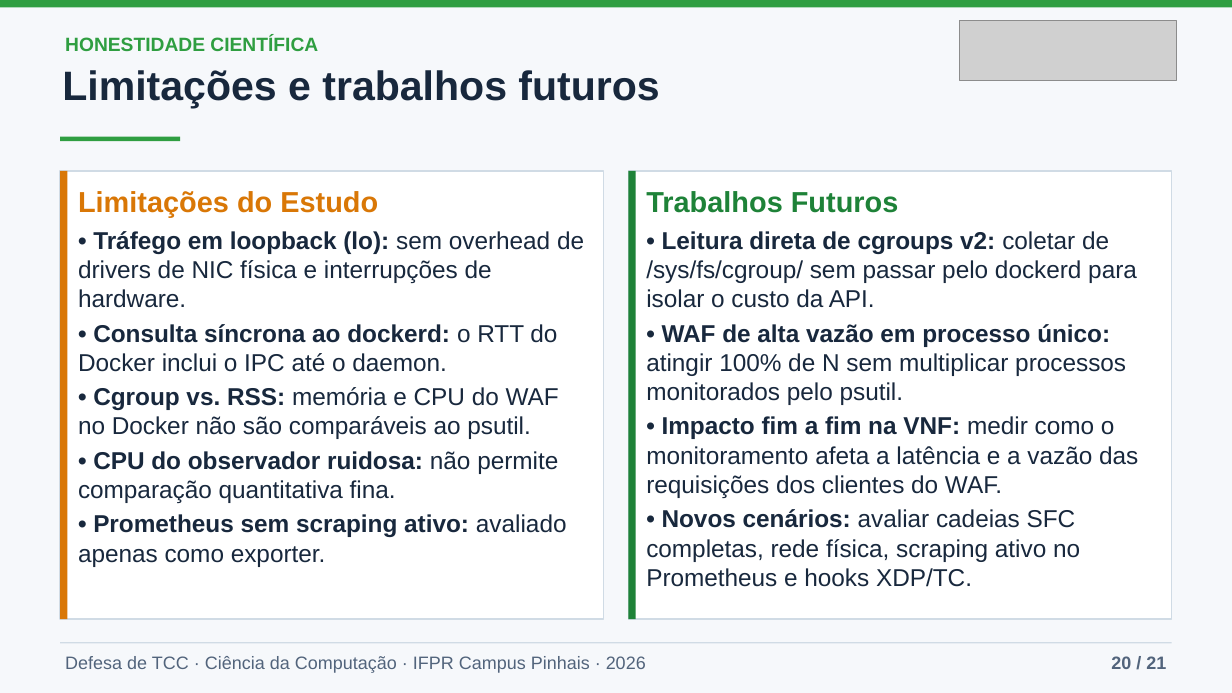
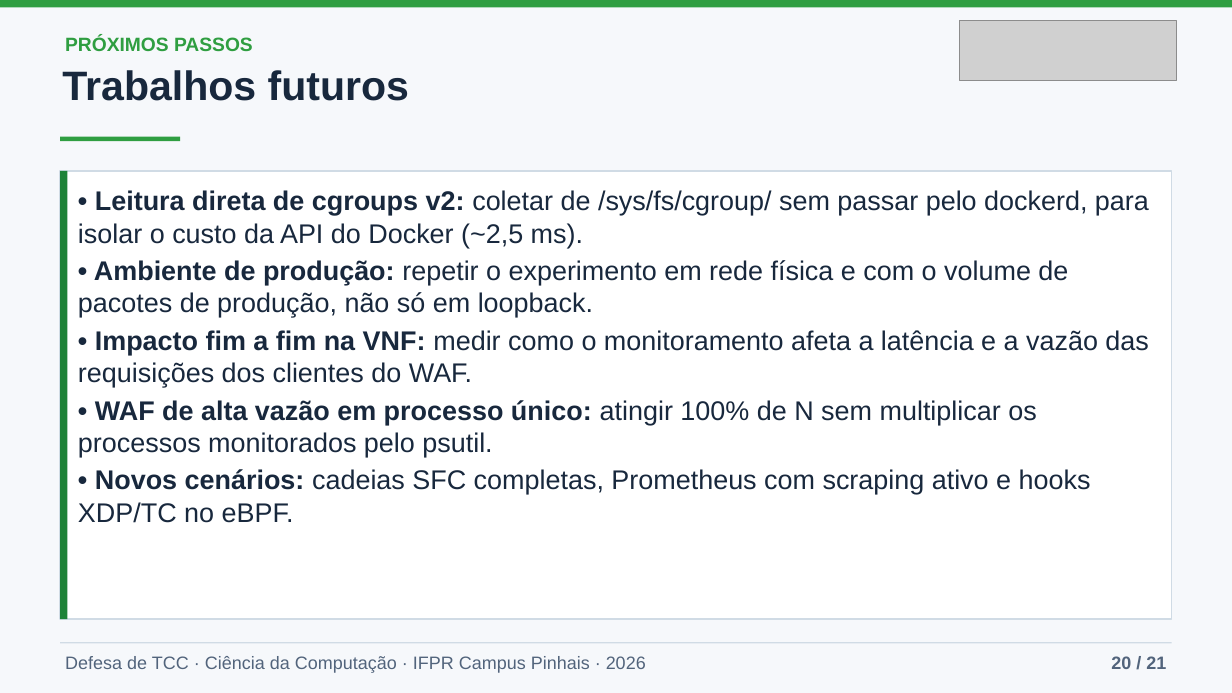
Before and after one commit to joaopedroplinta/vnf-monitoring-benchmark, a slide deck: slide 20 of docs/apresentacao/apresentacao_tcc.pptx. Drawn at 1232x693 pixels with LibreOffice and Linux fonts; fonts in the diff are those of the drawing; grey boxes stand for pictures. Boxes give left, top, right and bottom in pixels: in the first picture for what was removed or moved away, otherwise in the second. Text is boxed around its words. In the diff, an @@ line names an element or a change of style, - is before the commit and + after.

```diff
--- a/docs/apresentacao/apresentacao_tcc.pptx
+++ b/docs/apresentacao/apresentacao_tcc.pptx
@@ text at bbox=[65, 36, 253, 51]: text changed @@
-HONESTIDADE CIENTÍFICA
+PRÓXIMOS PASSOS
@@ text at bbox=[62, 70, 409, 101]: text changed @@
-Limitações e trabalhos futuros
+Trabalhos futuros
@@ rectangle at bbox=[60, 171, 67, 619]: fill #D97706 to #1E8238 @@
@@ rectangle "• Leitura direta de cgroups ...": place and size @@
-rectangle "• Leitura direta de cgroups ..." at bbox=[628, 171, 1172, 619]
+rectangle "• Leitura direta de cgroups ..." at bbox=[60, 171, 1172, 619]
@@ rectangle removed at bbox=[60, 171, 604, 619] @@
-Limitações do Estudo
-• Tráfego em loopback (lo): sem overhead de drivers de NIC física e interrupções de hardware.
-• Consulta síncrona ao dockerd: o RTT do Docker inclui o IPC até o daemon.
-• Cgroup vs. RSS: memória e CPU do WAF no Docker não são comparáveis ao psutil.
-• CPU do observador ruidosa: não permite comparação quantitativa fina.
-• Prometheus sem scraping ativo: avaliado apenas como exporter.
@@ rectangle removed at bbox=[628, 171, 636, 619] @@
@@ text in rectangle at bbox=[78, 190, 1149, 317]: text changed; size 19 to 21 pt @@
-Trabalhos Futuros
-• Leitura direta de cgroups v2: coletar de /sys/fs/cgroup/ sem passar pelo dockerd para isolar o custo da API.
-• WAF de alta vazão em processo único: atingir 100% de N sem multiplicar processos monitorados pelo psutil.
+• Leitura direta de cgroups v2: coletar de /sys/fs/cgroup/ sem passar pelo dockerd, para isolar o custo da API do Docker (~2,5 ms).
+• Ambiente de produção: repetir o experimento em rede física e com o volume de pacotes de produção, não só em loopback.
@@ text in rectangle at bbox=[78, 330, 1148, 387]: size 19 to 21 pt in "• Impacto fim a fim na VNF: ..." @@
@@ text in rectangle at bbox=[78, 400, 1091, 523]: text changed; size 19 to 21 pt @@
-• Novos cenários: avaliar cadeias SFC completas, rede física, scraping ativo no Prometheus e hooks XDP/TC.
+• WAF de alta vazão em processo único: atingir 100% de N sem multiplicar os processos monitorados pelo psutil.
+• Novos cenários: cadeias SFC completas, Prometheus com scraping ativo e hooks XDP/TC no eBPF.
```
Also in this commit, not shown: 6 other slides changed, 3 other files.
